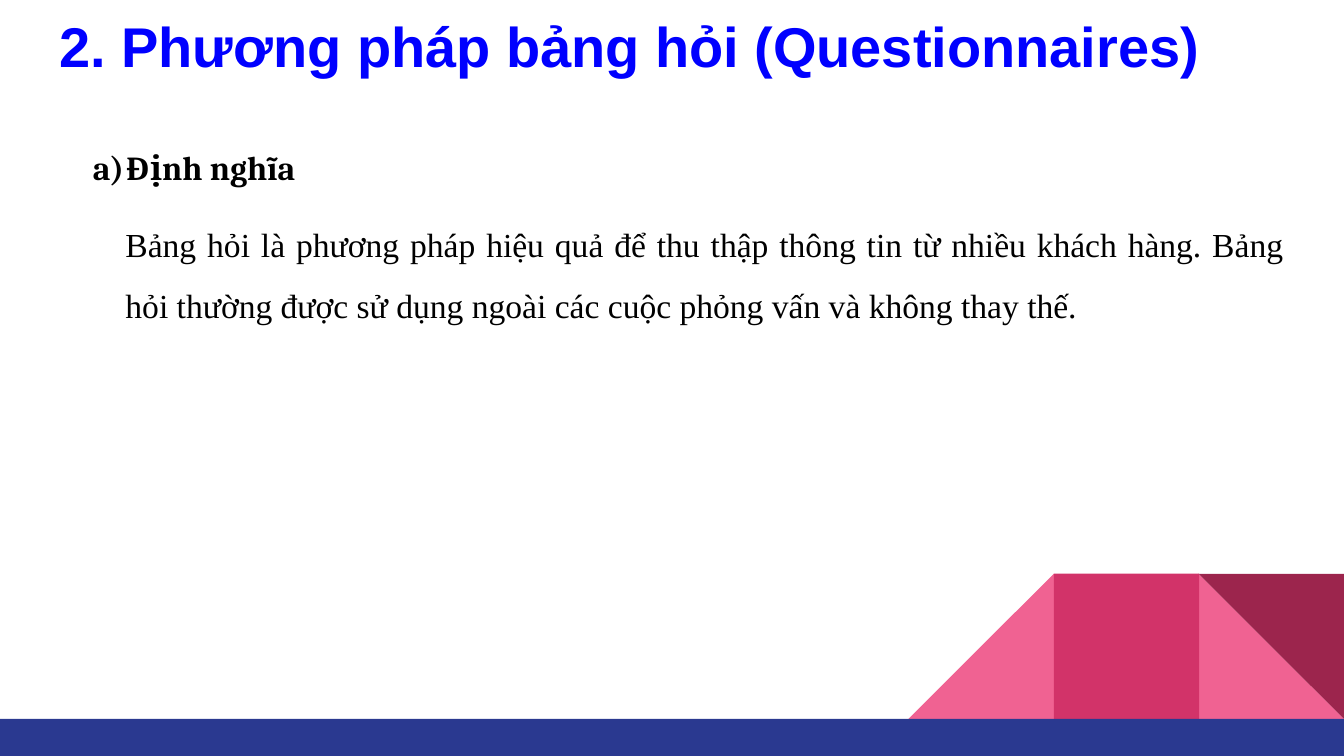
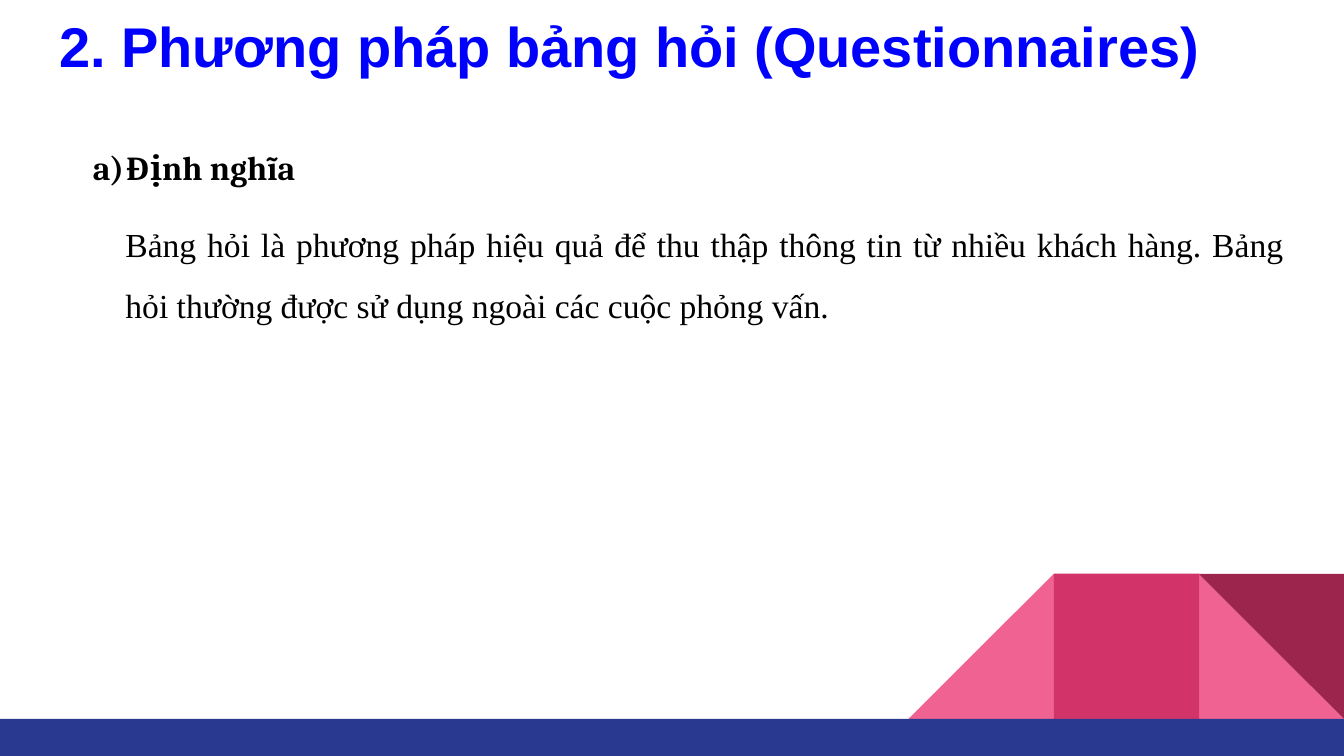
Before and after one commit to tungvumanh95/PTYCPM-20152, a slide deck: slide 31 of Tuan-1.pptx. Drawn at 1344x756 pixels with LibreOffice and Linux fonts; fonts in the diff are those of the drawing. Boxes give left, top, right and bottom in pixels: in the first picture for what was removed or moved away, otherwise in the second. Text is boxed around its words. In the diff, an @@ line names an element or a change of style, - is before the commit and + after.

Commit message:
Một số thay đổi bài 3 của tôi

```diff
--- a/Tuan-1.pptx
+++ b/Tuan-1.pptx
@@ text at box(125, 232, 1283, 324): text changed @@
-Bảng hỏi là phương pháp hiệu quả để thu thập thông tin từ nhiều khách hàng. Bảng hỏi thường được sử dụng ngoài các cuộc phỏng vấn và không thay thế.
+Bảng hỏi là phương pháp hiệu quả để thu thập thông tin từ nhiều khách hàng. Bảng hỏi thường được sử dụng ngoài các cuộc phỏng vấn.
```
Also in this commit, not shown: 3 other slides changed, 1 other file.
